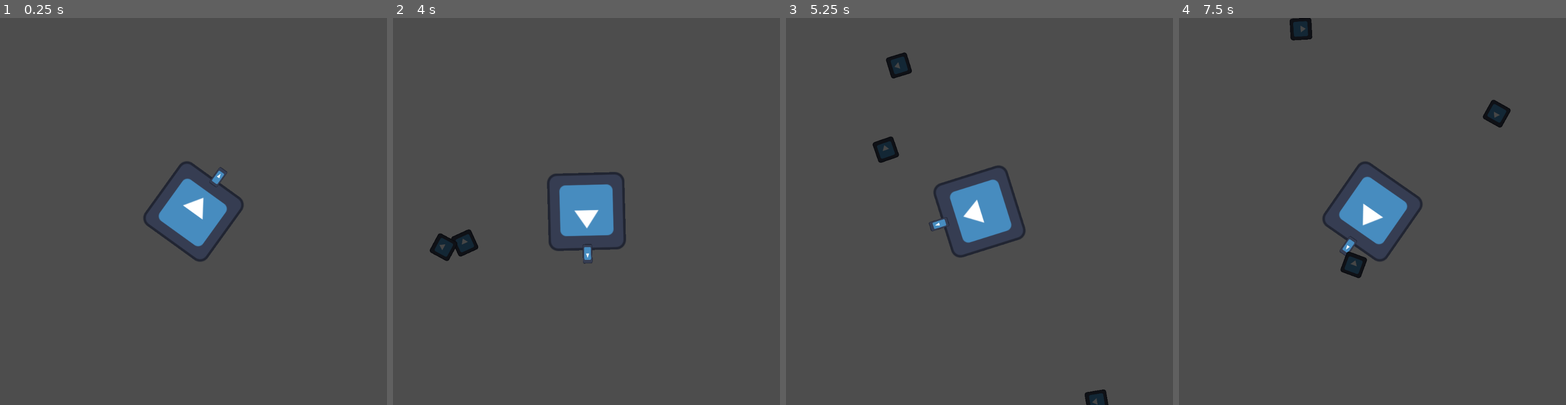
Above: before the commit, frames 1-4 (left to right).
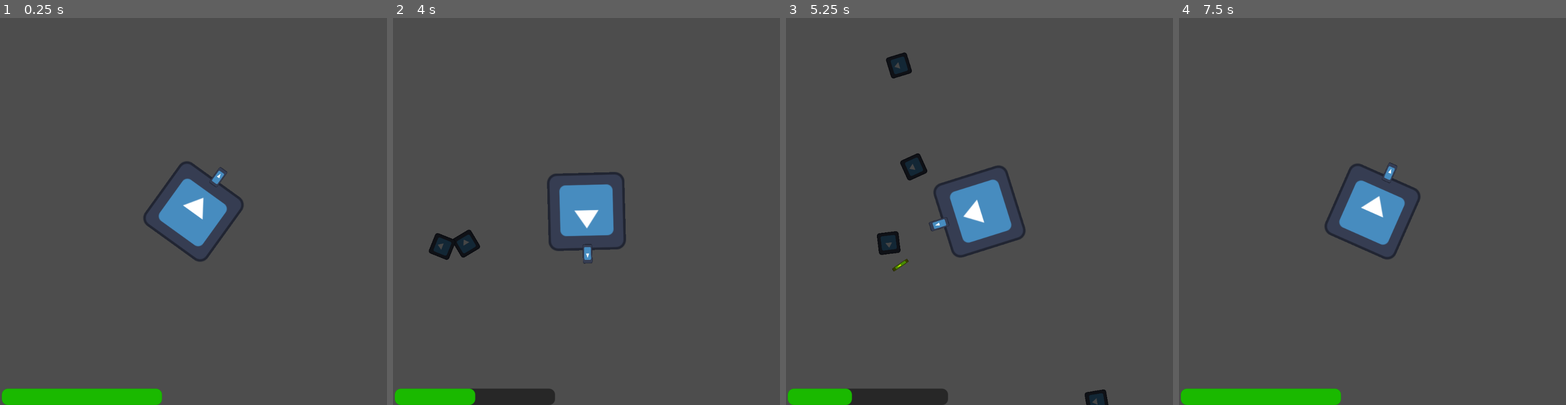
Above: after the commit, the same moments.

Repository: Wife-Haver/JuniperDevJam
Game: Godot game, scene res://Scenes/main.tscn
Two runs of this game, one before a commit and one after it. Both use one fixed random seed, a clock stepped at 60 frames per second and the inputs below. The engine's default icon, where the game draws it, is replaced by a stand-in: a white triangle on a blue panel in a dark square.
Inputs (mouse positions are in pixels of both pictures, inside the frame that each line leads up to):
- Up to frame 1 (0.25 s): no input
- Up to frame 2 (4 s): tap L (blah, bound only after the commit) at 0.6, 1.55, 2.3, 2.85, 3.6 s; tap Q (flip_spin) at 1.35 s; tap Space (shoot) at 2.1 s
- Up to frame 3 (5.25 s): tap Q (flip_spin) at 4.35 s; tap L (blah, bound only after the commit) at 4.55 s; tap Space (shoot) at 5.1 s
- Up to frame 4 (7.5 s): tap L (blah, bound only after the commit) at 5.3, 5.85, 6.6 s; click (1372, 207) at 7.25 s, where only the run after the commit has a clickable "Restart"

The runs differ from the first frame. In frame 1, 1.7% of the frame differs, in the area x 0-42%, y 95-100%; in frame 2, 1.9%; in frame 3, 2.7%; in frame 4, 4.1%, in the area x 0-86%, y 0-100%.

Commit message:
restart feature
-added HP bar
-game has reset functions
-added screen manager

Diff:
--- a/Scenes/asteroid.tscn
+++ b/Scenes/asteroid.tscn
@@ -4,6 +4,10 @@
 [ext_resource type="Texture2D" uid="uid://bf3o57s62bg5c" path="res://icon.svg" id="2_rvlwq"]
 
 [sub_resource type="CircleShape2D" id="CircleShape2D_bi0dy"]
+radius = 20.0
+
+[sub_resource type="CircleShape2D" id="CircleShape2D_a2bka"]
+radius = 26.0
 
 [node name="Asteroid" type="RigidBody2D" unique_id=333516540]
 collision_layer = 4
@@ -20,5 +24,13 @@
 shape = SubResource("CircleShape2D_bi0dy")
 
 [node name="VisibleOnScreenNotifier2D" type="VisibleOnScreenNotifier2D" parent="." unique_id=237586776]
+rect = Rect2(-19, -19, 38, 38)
+
+[node name="PlayerChecker" type="Area2D" parent="." unique_id=1775303936]
+
+[node name="CollisionShape2D" type="CollisionShape2D" parent="PlayerChecker" unique_id=679983111]
+shape = SubResource("CircleShape2D_a2bka")
+debug_color = Color(0.9554543, 1.4439225e-06, 0.54567516, 0.41960785)
 
 [connection signal="screen_exited" from="VisibleOnScreenNotifier2D" to="." method="_on_screen_exit"]
+[connection signal="body_entered" from="PlayerChecker" to="." method="_on_player_entered"]
--- a/Scenes/main.tscn
+++ b/Scenes/main.tscn
@@ -1,7 +1,9 @@
 [gd_scene format=3 uid="uid://do7l3vsqxf4lj"]
 
+[ext_resource type="Script" uid="uid://c28yum4c5v4ig" path="res://Scripts/MainGameScene/main.gd" id="1_8gbba"]
 [ext_resource type="Script" uid="uid://c6b3m7mmlplaj" path="res://Scripts/MainGameScene/asteroid_spawner.gd" id="1_bo1nx"]
 [ext_resource type="PackedScene" uid="uid://bgpj1j7vpry5s" path="res://Scenes/player.tscn" id="1_jjgbg"]
+[ext_resource type="PackedScene" uid="uid://bvsy4p2ugn5ha" path="res://Scenes/ui.tscn" id="4_jjvhh"]
 
 [sub_resource type="Curve2D" id="Curve2D_jjgbg"]
 _data = {
@@ -10,6 +12,7 @@
 point_count = 5
 
 [node name="Main" type="Node2D" unique_id=2091276514]
+script = ExtResource("1_8gbba")
 
 [node name="Scripts" type="Node" parent="." unique_id=1257398003]
 
@@ -31,4 +34,8 @@
 position = Vector2(-34, -34)
 rotation = 0.009681579
 
+[node name="CanvasLayer" type="CanvasLayer" parent="." unique_id=1044283163]
+
+[node name="UI" parent="CanvasLayer" unique_id=419821999 instance=ExtResource("4_jjvhh")]
+
 [connection signal="timeout" from="Scripts/AsteroidSpawner/SpawnTimer" to="Scripts/AsteroidSpawner" method="_on_timeout"]
--- /dev/null
+++ b/Scenes/ui.tscn
@@ -0,0 +1,51 @@
+[gd_scene format=3 uid="uid://bvsy4p2ugn5ha"]
+
+[ext_resource type="Script" uid="uid://c32oq6ycwj2ik" path="res://Scripts/UI/ui.gd" id="1_jxero"]
+
+[sub_resource type="StyleBoxFlat" id="StyleBoxFlat_wviqb"]
+bg_color = Color(0, 0, 0, 0.4862745)
+corner_radius_top_left = 10
+corner_radius_top_right = 10
+corner_radius_bottom_right = 10
+corner_radius_bottom_left = 10
+
+[sub_resource type="StyleBoxFlat" id="StyleBoxFlat_jxero"]
+bg_color = Color(0.10100246, 0.72534674, 0, 1)
+corner_radius_top_left = 10
+corner_radius_top_right = 10
+corner_radius_bottom_right = 10
+corner_radius_bottom_left = 10
+
+[node name="UI" type="Control" unique_id=419821999 node_paths=PackedStringArray("progress_bar")]
+layout_mode = 3
+anchors_preset = 15
+anchor_right = 1.0
+anchor_bottom = 1.0
+grow_horizontal = 2
+grow_vertical = 2
+script = ExtResource("1_jxero")
+progress_bar = NodePath("HBoxContainer/Panel/ProgressBar")
+
+[node name="HBoxContainer" type="HBoxContainer" parent="." unique_id=196207415]
+layout_mode = 1
+anchors_preset = 12
+anchor_top = 1.0
+anchor_right = 1.0
+anchor_bottom = 1.0
+offset_top = -27.0
+grow_horizontal = 2
+grow_vertical = 0
+
+[node name="Panel" type="Panel" parent="HBoxContainer" unique_id=1863121300]
+layout_mode = 2
+
+[node name="ProgressBar" type="ProgressBar" parent="HBoxContainer/Panel" unique_id=1008664742]
+layout_mode = 0
+offset_left = 3.0
+offset_right = 268.0
+offset_bottom = 27.0
+theme_override_styles/background = SubResource("StyleBoxFlat_wviqb")
+theme_override_styles/fill = SubResource("StyleBoxFlat_jxero")
+step = 1.0
+value = 50.0
+show_percentage = false
--- /dev/null
+++ b/Scripts/Globals/player_manager.gd
@@ -0,0 +1,28 @@
+#player_manager
+extends Node
+
+var _current_hp:int = 10
+var _max_hp:int = 10
+
+signal update_current_hp
+func _input(event):
+	if Input.is_action_just_pressed("blah"):
+		hurt_player(1)
+
+func get_current_hp()->int:
+	return _current_hp
+
+func get_max_hp()->int:
+	return _max_hp
+
+func set_current_hp(newHP:int)->void:
+	_current_hp = newHP
+	update_current_hp.emit()
+
+func set_max_hp(newHP:int)->void:
+	_max_hp = newHP
+
+func hurt_player(amt:int)->void:
+
+	_current_hp -= amt
+	update_current_hp.emit()
--- /dev/null
+++ b/Scripts/Globals/screen_manager.gd
@@ -0,0 +1,17 @@
+extends Node
+
+const GAME_OVER_SCREEN:PackedScene = preload("uid://c11o24a0dbucq")
+const MAIN_SCENE:PackedScene = preload("uid://do7l3vsqxf4lj")
+
+#signal game_over
+#signal game_start
+
+func end_game()->void:
+	get_tree().change_scene_to_packed(GAME_OVER_SCREEN)
+
+func start_game()->void:
+	get_tree().change_scene_to_packed(MAIN_SCENE)
+
+func restart_stats()->void:
+	PlayerManager.set_max_hp(10)
+	PlayerManager.set_current_hp(10)
--- /dev/null
+++ b/Scripts/MainGameScene/main.gd
@@ -0,0 +1,5 @@
+extends Node2D
+
+
+func _ready():
+	ScreenManager.restart_stats()
--- /dev/null
+++ b/Scripts/UI/ui.gd
@@ -0,0 +1,16 @@
+extends Control
+
+@export var progress_bar: ProgressBar
+
+func _ready():
+	progress_bar.max_value = PlayerManager.get_max_hp()
+	progress_bar.value = PlayerManager.get_current_hp()
+	PlayerManager.update_current_hp.connect(_on_player_hurt)
+
+
+
+func _on_player_hurt():
+	progress_bar.max_value = PlayerManager.get_max_hp()
+	progress_bar.value = PlayerManager.get_current_hp()
+	if progress_bar.value <= 0:
+		ScreenManager.end_game()
--- a/Scripts/asteroid.gd
+++ b/Scripts/asteroid.gd
@@ -5,13 +5,20 @@
 
 var spin_direction: int = 1  # 1 = clockwise, -1 = counterclockwise
 
+var dmg_amt:int = 1
+
 func _ready():
 	rotate_speed = randi_range(1,3)
 	spin_direction = [-1, 1].pick_random()
 	angular_velocity = rotate_speed * spin_direction
 
+func _hit_player():
+	PlayerManager.hurt_player(dmg_amt)
 
-
+func _on_player_entered(body:Node2D):
+	if body is Player:
+		_hit_player()
+		queue_free()
 
 func _on_screen_exit():
 	queue_free()
--- a/Scripts/game_over_screen.gd
+++ b/Scripts/game_over_screen.gd
@@ -1,7 +1,6 @@
 extends Control
 
-const MAIN_SCENE:PackedScene = preload("res://Scenes/main.tscn")
 
 
 func _on_restart_btn_pressed():
-	get_tree().change_scene_to_packed(MAIN_SCENE)
+	ScreenManager.start_game()
--- a/project.godot
+++ b/project.godot
@@ -14,6 +14,11 @@
 run/main_scene="uid://do7l3vsqxf4lj"
 config/features=PackedStringArray("4.6", "GL Compatibility")
 config/icon="res://icon.svg"
+
+[autoload]
+
+PlayerManager="*uid://lnlkdkjvm74h"
+ScreenManager="*uid://cjveh588tykkt"
 
 [display]
 
@@ -35,6 +40,11 @@
 "events": [Object(InputEventKey,"resource_local_to_scene":false,"resource_name":"","device":-1,"window_id":0,"alt_press …(191 unchanged characters)…
 ]
 }
+blah={
+"deadzone": 0.2,
+"events": [Object(InputEventKey,"resource_local_to_scene":false,"resource_name":"","device":-1,"window_id":0,"alt_pressed":false,"shift_pressed":false,"ctrl_pressed":false,"meta_pressed":false,"pressed":false,"keycode":0,"physical_keycode":76,"key_label":0,"unicode":108,"location":0,"echo":false,"script":null)
+]
+}
 
 [layer_names]
 
Not shown, added: Scripts/Globals/player_manager.gd.uid
Not shown, added: Scripts/Globals/screen_manager.gd.uid
Not shown, added: Scripts/MainGameScene/main.gd.uid
Not shown, added: Scripts/UI/ui.gd.uid
